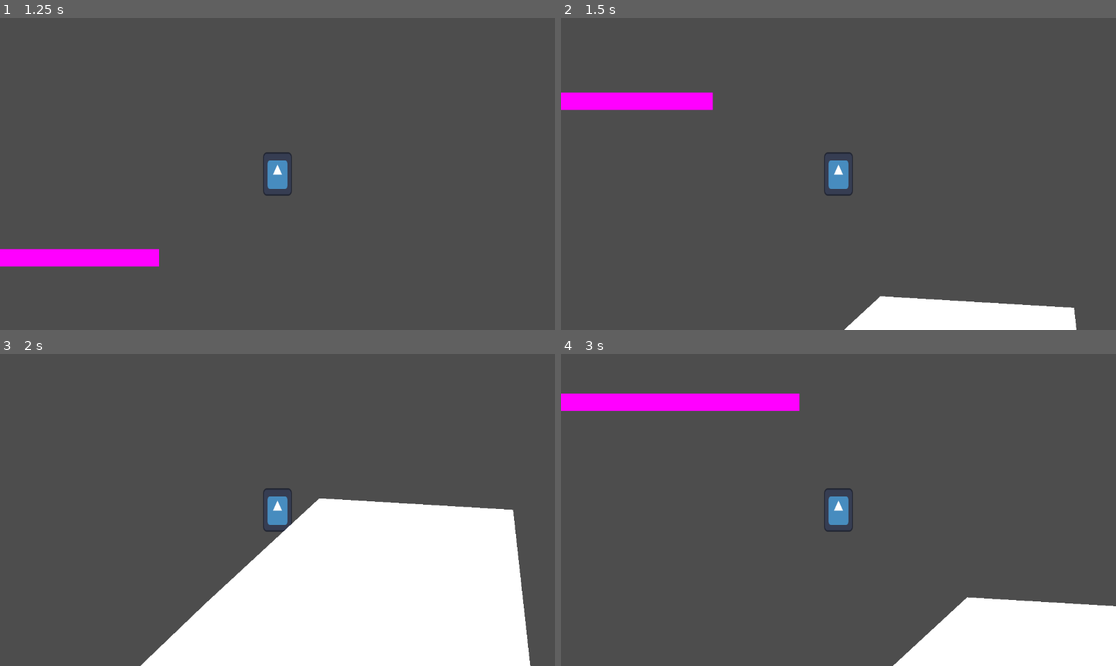
Above: before the commit, frames 1-4 (two rows, left to right).
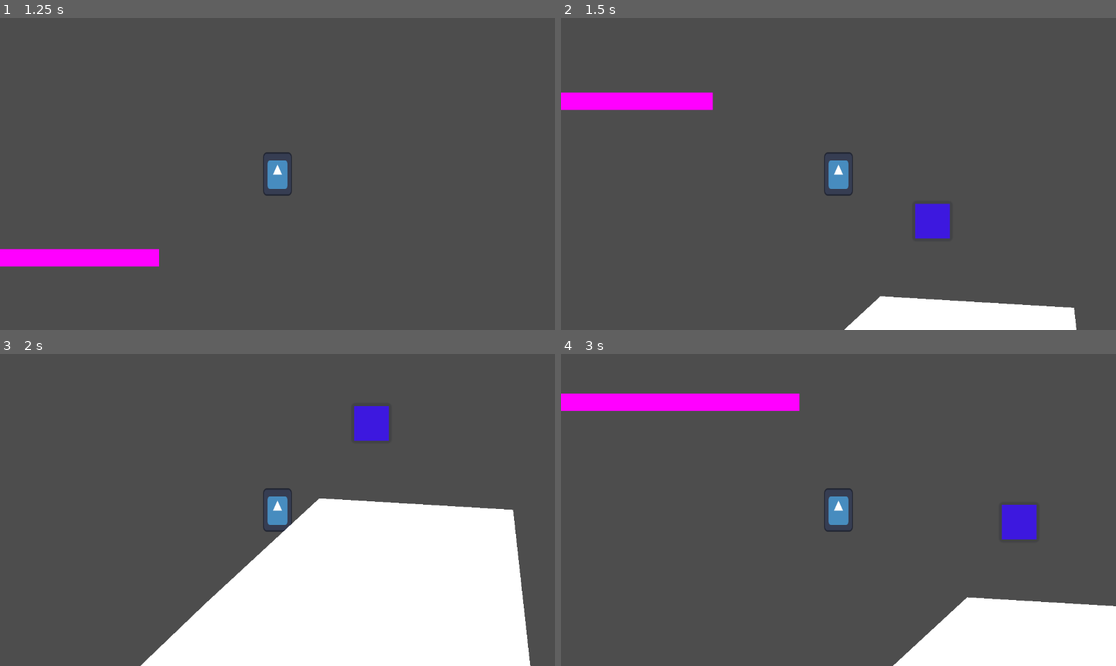
Above: after the commit, the same moments.

Repository: danielathome19/Game-Design-I
Game: Godot game, scene res://plt_world_1.tscn
Same seed, same stepped clock (60 frames per second), same inputs: the game is played once before the commit and once after it. The project has no main scene, so this scene is started directly. The engine's default icon, where the game draws it, is replaced by a stand-in: a white triangle on a blue panel in a dark square.
Inputs (mouse positions are in pixels of both pictures, inside the frame that each line leads up to):
- Up to frame 1 (1.25 s): tap Enter (ui_accept) at 0.5, 0.77 s; move the mouse to (399, 158) at 0.52 s; hold Right (ui_right) from 0.53 s (still down); click (399, 158) at 0.67 s
- Up to frame 2 (1.5 s): release Right (ui_right) at 1.25 s; drag from (727, 189) to (810, 236) at 1.27 s
- Up to frame 3 (2 s): no input
- Up to frame 4 (3 s): click (932, 422) at 2.02 s; tap Enter (ui_accept) at 2.75 s; move the mouse to (894, 441) at 2.77 s; hold Left (ui_left) from 2.78 s (still down); click (894, 441) at 2.92 s

Frame 1 is identical in both runs. In frame 2, 0.7% of the frame differs, in the area x 63-71%, y 59-71%; in frame 3, 0.7%; in frame 4, 0.7%.

Commit message:
Update 10/2

Diff:
--- /dev/null
+++ b/draggable.gd
@@ -0,0 +1,17 @@
+extends RigidBody2D
+
+var dragging = false
+var offset = Vector2.ZERO
+
+func _process(_delta):
+	if dragging:
+		self.global_position = get_global_mouse_position() - offset
+
+
+func _on_button_button_down() -> void:
+	dragging = true
+	offset = get_global_mouse_position() - self.global_position
+
+
+func _on_button_button_up() -> void:
+	dragging = false
--- /dev/null
+++ b/draggable.tscn
@@ -0,0 +1,32 @@
+[gd_scene load_steps=3 format=3 uid="uid://b2dxde6k0lgo4"]
+
+[ext_resource type="Script" path="res://draggable.gd" id="1_0ppcg"]
+
+[sub_resource type="RectangleShape2D" id="RectangleShape2D_se05d"]
+size = Vector2(24, 24)
+
+[node name="draggable" type="RigidBody2D"]
+freeze = true
+script = ExtResource("1_0ppcg")
+
+[node name="CollisionShape2D" type="CollisionShape2D" parent="."]
+shape = SubResource("RectangleShape2D_se05d")
+
+[node name="ColorRect" type="ColorRect" parent="."]
+offset_left = -12.0
+offset_top = -12.0
+offset_right = 12.0
+offset_bottom = 12.0
+color = Color(0.278431, 0.105882, 1, 1)
+
+[node name="Button" type="Button" parent="ColorRect"]
+modulate = Color(0.105882, 0.403922, 1, 0.235294)
+layout_mode = 0
+offset_left = -2.0
+offset_top = -2.0
+offset_right = 26.0
+offset_bottom = 26.0
+focus_mode = 0
+
+[connection signal="button_down" from="ColorRect/Button" to="." method="_on_button_button_down"]
+[connection signal="button_up" from="ColorRect/Button" to="." method="_on_button_button_up"]
--- /dev/null
+++ b/interact.gd
@@ -0,0 +1,6 @@
+extends RigidBody2D
+
+
+func _on_mouse_entered() -> void:
+	if Input.is_mouse_button_pressed(MOUSE_BUTTON_LEFT):
+		self.queue_free()  # Delete self from world
--- /dev/null
+++ b/interact.tscn
@@ -0,0 +1,22 @@
+[gd_scene load_steps=4 format=3 uid="uid://c84c1s0isqy7r"]
+
+[ext_resource type="Script" path="res://interact.gd" id="1_syyp8"]
+
+[sub_resource type="RectangleShape2D" id="RectangleShape2D_2rite"]
+size = Vector2(82, 80)
+
+[sub_resource type="PlaceholderTexture2D" id="PlaceholderTexture2D_brk4d"]
+
+[node name="interact" type="RigidBody2D"]
+input_pickable = true
+freeze = true
+script = ExtResource("1_syyp8")
+
+[node name="CollisionShape2D" type="CollisionShape2D" parent="."]
+shape = SubResource("RectangleShape2D_2rite")
+
+[node name="Sprite2D" type="Sprite2D" parent="."]
+scale = Vector2(84, 78)
+texture = SubResource("PlaceholderTexture2D_brk4d")
+
+[connection signal="mouse_entered" from="." to="." method="_on_mouse_entered"]
--- a/plt_world_1.tscn
+++ b/plt_world_1.tscn
@@ -1,7 +1,9 @@
-[gd_scene load_steps=5 format=3 uid="uid://ciwopp2gq2521"]
+[gd_scene load_steps=7 format=3 uid="uid://ciwopp2gq2521"]
 
 [ext_resource type="Script" path="res://plt_world_1.gd" id="1_3kjw3"]
 [ext_resource type="PackedScene" uid="uid://b5cee3hiq8q0p" path="res://plt_player.tscn" id="2_0v006"]
+[ext_resource type="PackedScene" uid="uid://c84c1s0isqy7r" path="res://interact.tscn" id="3_387ai"]
+[ext_resource type="PackedScene" uid="uid://b2dxde6k0lgo4" path="res://draggable.tscn" id="4_sx7mb"]
 
 [sub_resource type="RectangleShape2D" id="RectangleShape2D_7dc6e"]
 size = Vector2(266, 14)
@@ -31,3 +33,9 @@
 [node name="Sprite2D" type="Sprite2D" parent="startplatform/CollisionShape2D"]
 scale = Vector2(264, 12)
 texture = SubResource("PlaceholderTexture2D_3xgpv")
+
+[node name="interact" parent="." instance=ExtResource("3_387ai")]
+position = Vector2(968, 354)
+
+[node name="draggable" parent="." instance=ExtResource("4_sx7mb")]
+position = Vector2(491, 310)
--- a/project.godot
+++ b/project.godot
@@ -14,6 +14,41 @@
 config/features=PackedStringArray("4.3", "GL Compatibility")
 config/icon="res://icon.svg"
 
+[input]
+
+ui_left={
+"deadzone": 0.5,
+"events": [Object(InputEventKey,"resource_local_to_scene":false,"resource_name":"","device":0,"window_id":0,"alt_pressed":false,"shift_pressed":false,"ctrl_pressed":false,"meta_pressed":false,"pressed":false,"keycode":4194319,"physical_keycode":0,"key_label":0,"unicode":0,"location":0,"echo":false,"script":null)
+, Object(InputEventJoypadButton,"resource_local_to_scene":false,"resource_name":"","device":0,"button_index":13,"pressure":0.0,"pressed":false,"script":null)
+, Object(InputEventJoypadMotion,"resource_local_to_scene":false,"resource_name":"","device":0,"axis":0,"axis_value":-1.0,"script":null)
+, Object(InputEventKey,"resource_local_to_scene":false,"resource_name":"","device":-1,"window_id":0,"alt_pressed":false,"shift_pressed":false,"ctrl_pressed":false,"meta_pressed":false,"pressed":false,"keycode":0,"physical_keycode":65,"key_label":0,"unicode":97,"location":0,"echo":false,"script":null)
+]
+}
+ui_right={
+"deadzone": 0.5,
+"events": [Object(InputEventKey,"resource_local_to_scene":false,"resource_name":"","device":0,"window_id":0,"alt_pressed":false,"shift_pressed":false,"ctrl_pressed":false,"meta_pressed":false,"pressed":false,"keycode":4194321,"physical_keycode":0,"key_label":0,"unicode":0,"location":0,"echo":false,"script":null)
+, Object(InputEventJoypadButton,"resource_local_to_scene":false,"resource_name":"","device":0,"button_index":14,"pressure":0.0,"pressed":false,"script":null)
+, Object(InputEventJoypadMotion,"resource_local_to_scene":false,"resource_name":"","device":0,"axis":0,"axis_value":1.0,"script":null)
+, Object(InputEventKey,"resource_local_to_scene":false,"resource_name":"","device":-1,"window_id":0,"alt_pressed":false,"shift_pressed":false,"ctrl_pressed":false,"meta_pressed":false,"pressed":false,"keycode":0,"physical_keycode":68,"key_label":0,"unicode":100,"location":0,"echo":false,"script":null)
+]
+}
+ui_up={
+"deadzone": 0.5,
+"events": [Object(InputEventKey,"resource_local_to_scene":false,"resource_name":"","device":0,"window_id":0,"alt_pressed":false,"shift_pressed":false,"ctrl_pressed":false,"meta_pressed":false,"pressed":false,"keycode":4194320,"physical_keycode":0,"key_label":0,"unicode":0,"location":0,"echo":false,"script":null)
+, Object(InputEventJoypadButton,"resource_local_to_scene":false,"resource_name":"","device":0,"button_index":11,"pressure":0.0,"pressed":false,"script":null)
+, Object(InputEventJoypadMotion,"resource_local_to_scene":false,"resource_name":"","device":0,"axis":1,"axis_value":-1.0,"script":null)
+, Object(InputEventKey,"resource_local_to_scene":false,"resource_name":"","device":-1,"window_id":0,"alt_pressed":false,"shift_pressed":false,"ctrl_pressed":false,"meta_pressed":false,"pressed":false,"keycode":0,"physical_keycode":87,"key_label":0,"unicode":119,"location":0,"echo":false,"script":null)
+]
+}
+ui_down={
+"deadzone": 0.5,
+"events": [Object(InputEventKey,"resource_local_to_scene":false,"resource_name":"","device":0,"window_id":0,"alt_pressed":false,"shift_pressed":false,"ctrl_pressed":false,"meta_pressed":false,"pressed":false,"keycode":4194322,"physical_keycode":0,"key_label":0,"unicode":0,"location":0,"echo":false,"script":null)
+, Object(InputEventJoypadButton,"resource_local_to_scene":false,"resource_name":"","device":0,"button_index":12,"pressure":0.0,"pressed":false,"script":null)
+, Object(InputEventJoypadMotion,"resource_local_to_scene":false,"resource_name":"","device":0,"axis":1,"axis_value":1.0,"script":null)
+, Object(InputEventKey,"resource_local_to_scene":false,"resource_name":"","device":-1,"window_id":0,"alt_pressed":false,"shift_pressed":false,"ctrl_pressed":false,"meta_pressed":false,"pressed":false,"keycode":0,"physical_keycode":83,"key_label":0,"unicode":115,"location":0,"echo":false,"script":null)
+]
+}
+
 [rendering]
 
 renderer/rendering_method="gl_compatibility"
